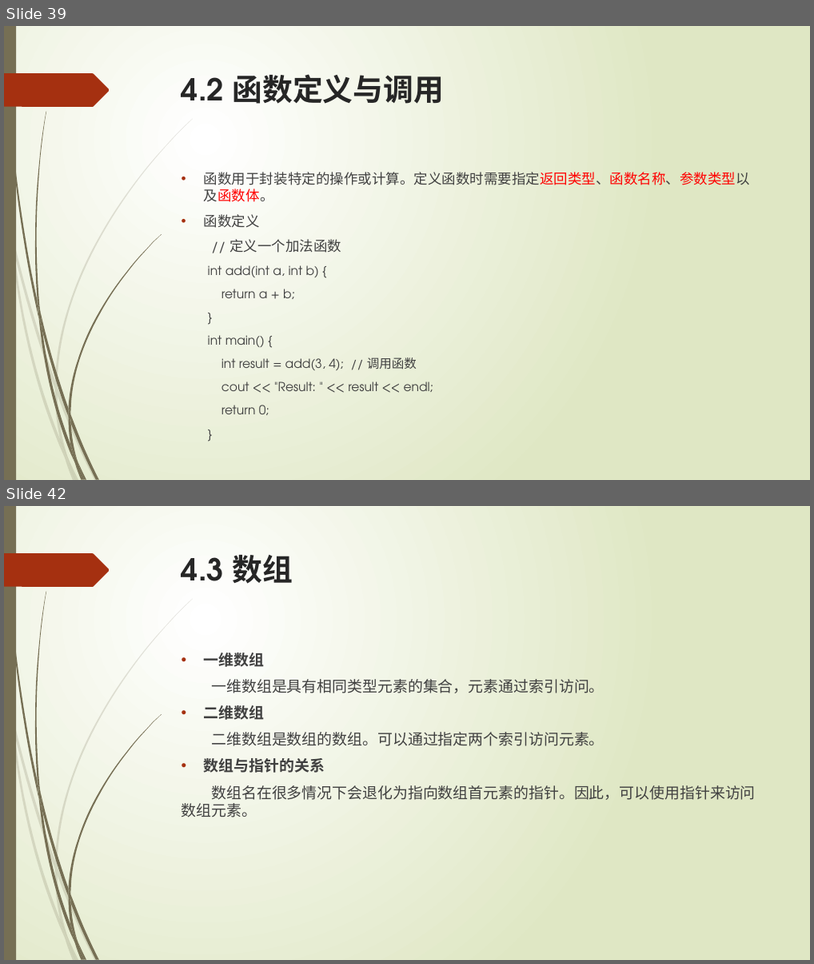
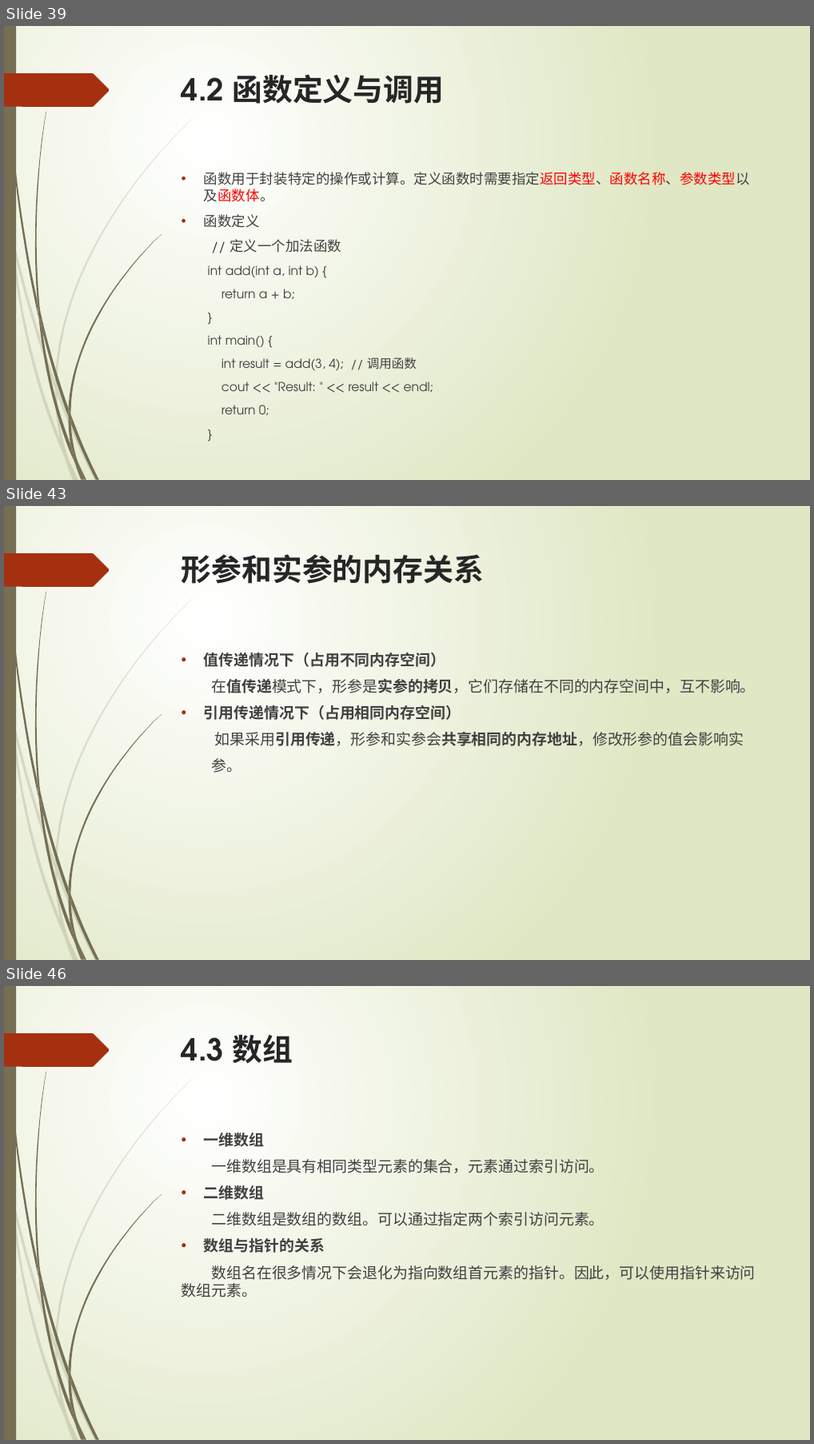
Before and after one commit to liuty2006/learn, a slide deck: learn_cpp/docs/C++语言培训.pptx. Shown one above the other, each under a label of ours: slides 39 and 42 before the commit, slides 39, 43 and 46 after it; the slides between them are not shown. The pictures are 814x964 and 814x1444 pixels, drawn with LibreOffice and Linux fonts; fonts in the diff are those of the drawing. Boxes give left, top, right and bottom in pixels: in the first picture for what was removed or moved away, otherwise in the second. Text is boxed around its words. In the diff, an @@ line names an element or a change of style, - is before the commit and + after.

Commit message:
修改 - c4

```diff
--- a/learn_cpp/docs/C++语言培训.pptx
+++ b/learn_cpp/docs/C++语言培训.pptx
@@ slide 43 added at (x1=4, y1=506, x2=810, y2=960), background gradient #FFFFFF to #DFE8C4; not listed: 24 template elements that a slide beside it also shows @@
@@ title added at (x1=182, y1=554, x2=484, y2=584), 36 pt, text #262626, bold @@
+形参和实参的内存关系
@@ text added at (x1=204, y1=652, x2=755, y2=772), 18 pt, text #404040, bold @@
+• 值传递情况下（占用不同内存空间）
+在值传递模式下，形参是实参的拷贝，它们存储在不同的内存空间中，互不影响。
+• 引用传递情况下（占用相同内存空间）
+如果采用引用传递，形参和实参会共享相同的内存地址，修改形参的值会影响实
+参。
@@ what was slide 42 is now slide 46 @@
```
Also in this commit, not shown: 5 slides changed, 3 other slides added, 6 other files.
